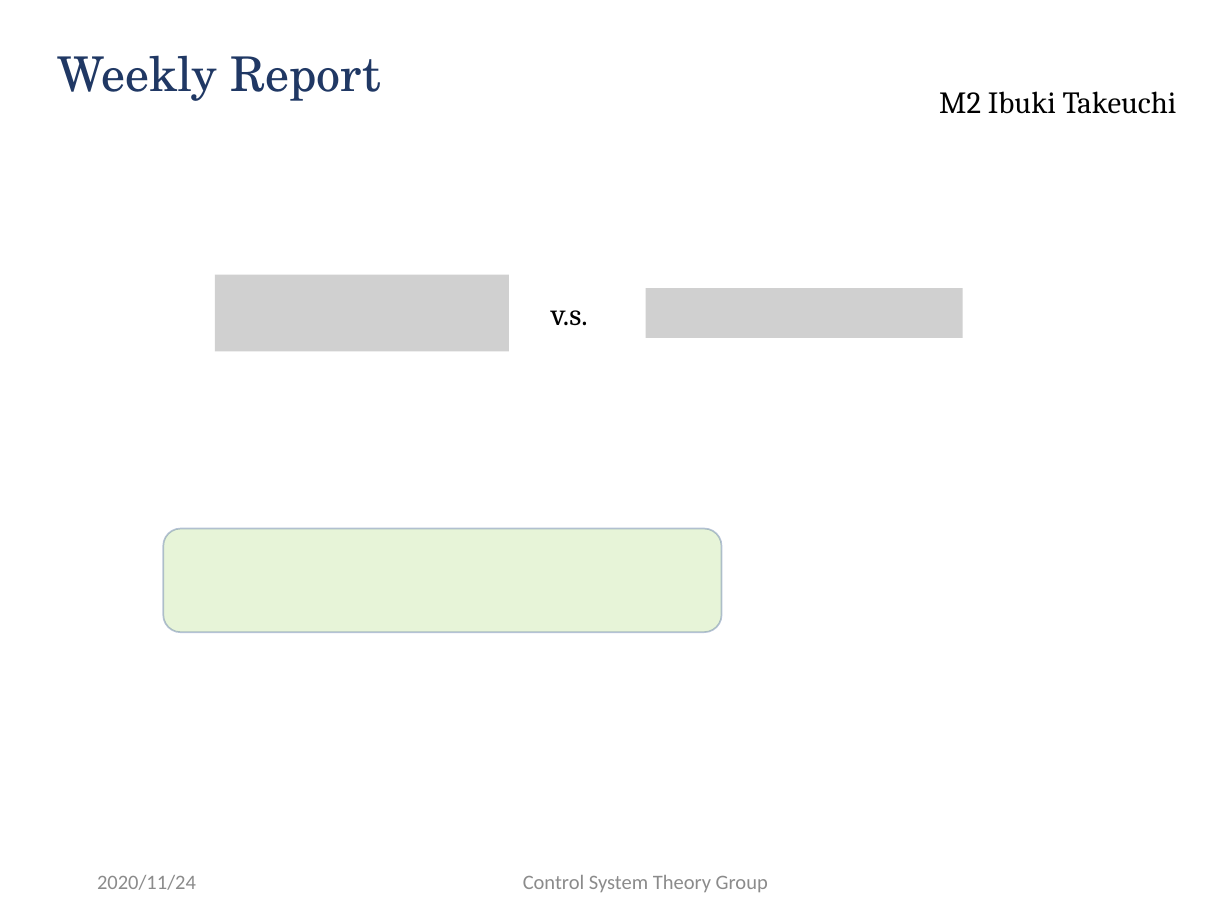
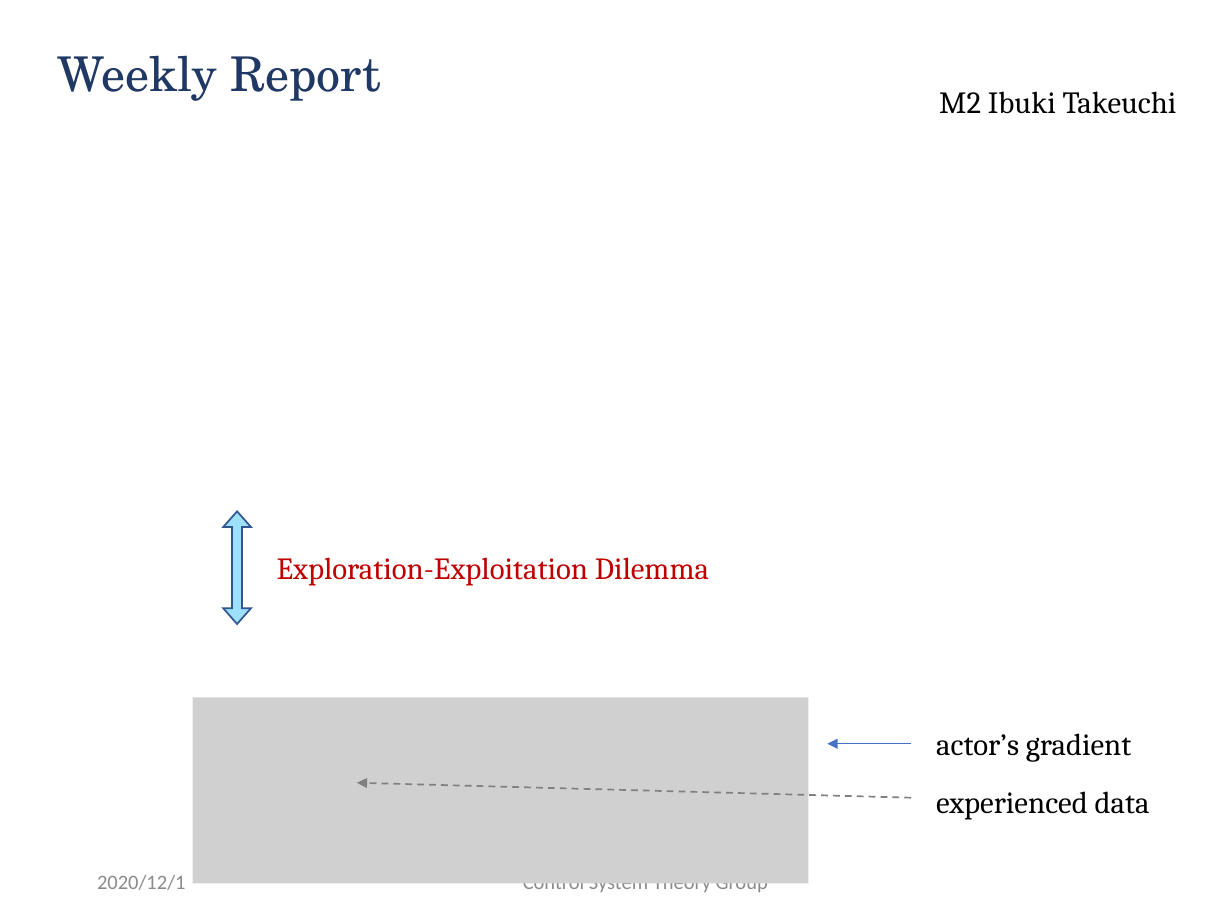
Before and after one commit to ibuki1024/weekly_report, a slide deck: slide 3 of report.pptx (slide 2 before the commit). Drawn at 1232x924 pixels with LibreOffice and Linux fonts; fonts in the diff are those of the drawing; grey boxes stand for pictures; background and template pictures are left out. Boxes give left, top, right and bottom in pixels: in the first picture for what was removed or moved away, otherwise in the second. Text is boxed around its words. In the diff, an @@ line names an element or a change of style, - is before the commit and + after.

```diff
--- a/report.pptx
+++ b/report.pptx
@@ picture removed at [214,275,509,351] @@
@@ picture removed at [646,288,962,338] @@
@@ text removed at [551,310,588,326] @@
-v.s.
@@ rounded rectangle removed at [164,529,722,632] @@
@@ up down arrow added at [223,511,250,623], fill #00B0F0 at 39% opacity, outline #325491 1 pt @@
@@ text added at [277,557,709,586], 18 pt, text #C00000 @@
+Exploration-Exploitation Dilemma
@@ picture added at [192,697,808,883] @@
@@ arrow added from (912, 744) to (828, 744), #4472C4 0.5 pt @@
@@ text added at [936,733,1132,762], 18 pt, text #000000 @@
+actor’s gradient
@@ arrow added from (912, 798) to (357, 782), #808080 1 pt dashed @@
@@ text added at [936,791,1150,820], 18 pt, text #000000 @@
+experienced data
@@ text at [97,875,186,890]: text changed @@
-2020/11/24
+2020/12/1
```
Also in this commit, not shown: 2 other slides changed, 3 slides added, 1 slide removed, 1 other file.
